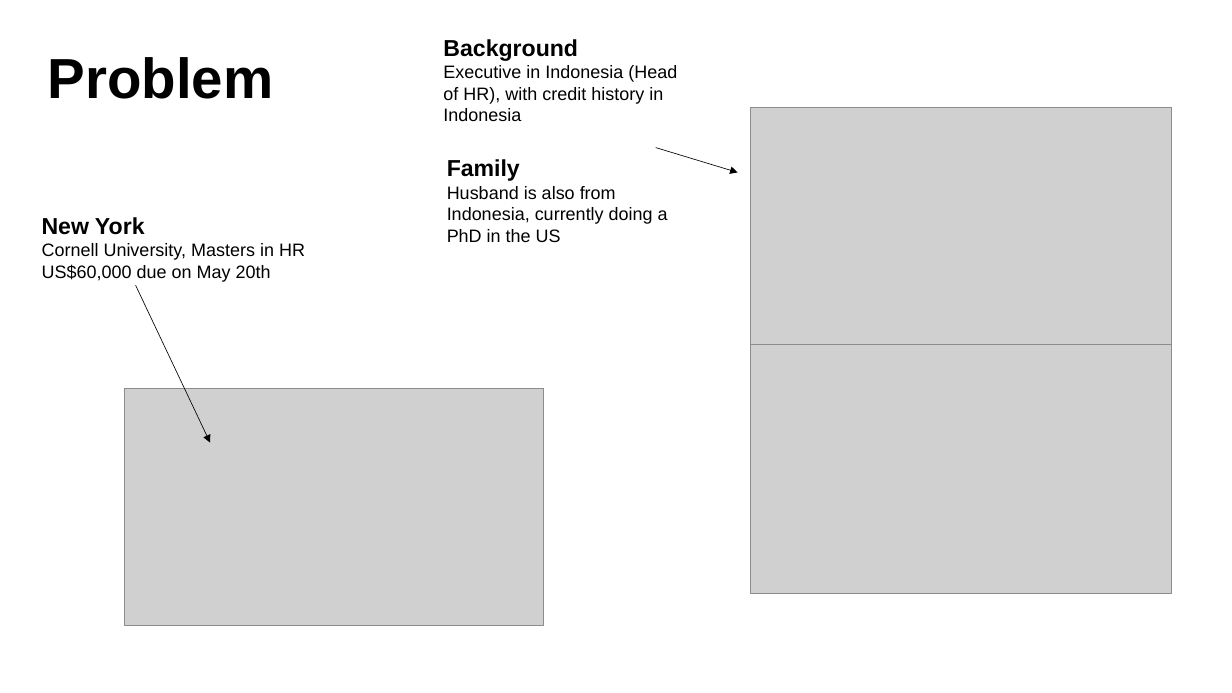
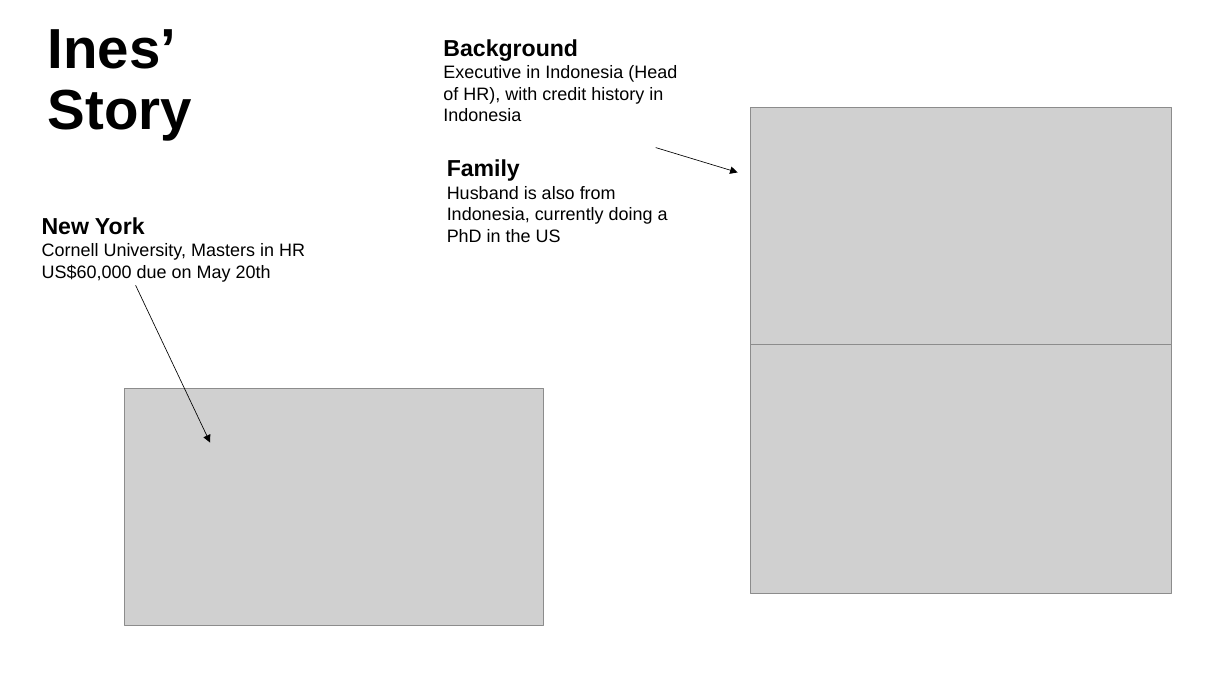
Before and after one commit to enabledao/enable, a slide deck: slide 5 of presentation/presentation.pptx (slide 3 before the commit). Drawn at 1232x693 pixels with LibreOffice and Linux fonts; fonts in the diff are those of the drawing; grey boxes stand for pictures. Boxes give left, top, right and bottom in pixels: in the first picture for what was removed or moved away, otherwise in the second. Text is boxed around its words. In the diff, an @@ line names an element or a change of style, - is before the commit and + after.

```diff
--- a/presentation/presentation.pptx
+++ b/presentation/presentation.pptx
@@ title at bbox=[48, 29, 192, 139]: text changed @@
-Problem
+Ines’ Story
```
Also in this commit, not shown: 9 other slides changed, 6 slides added, 1 slide removed.
